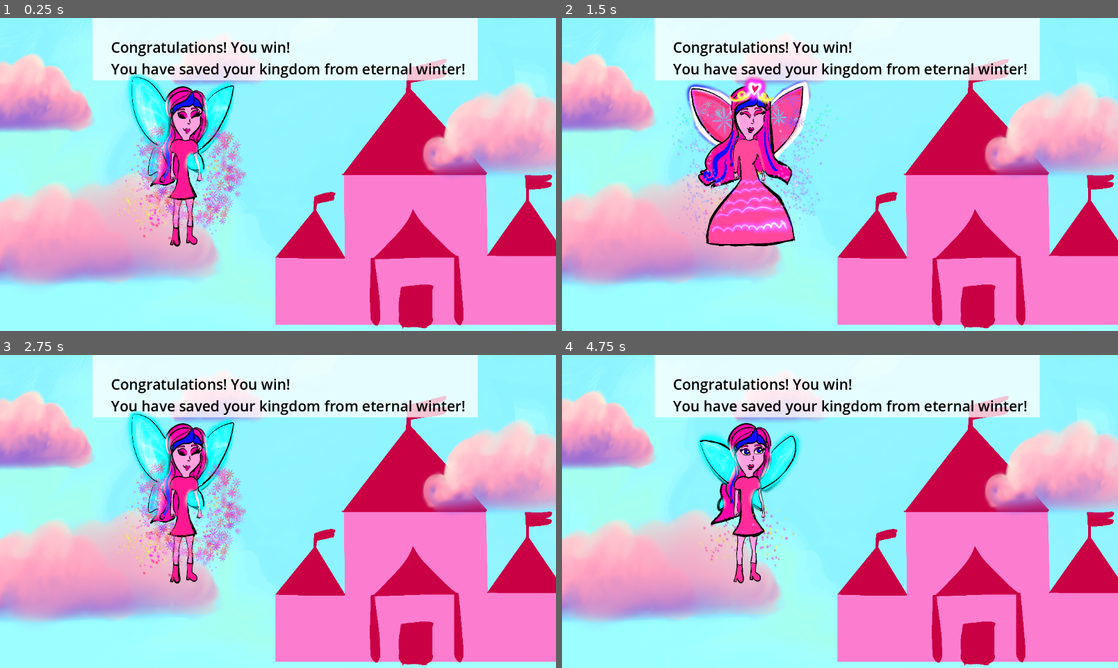
Above: before the commit, frames 1-4 (two rows, left to right).
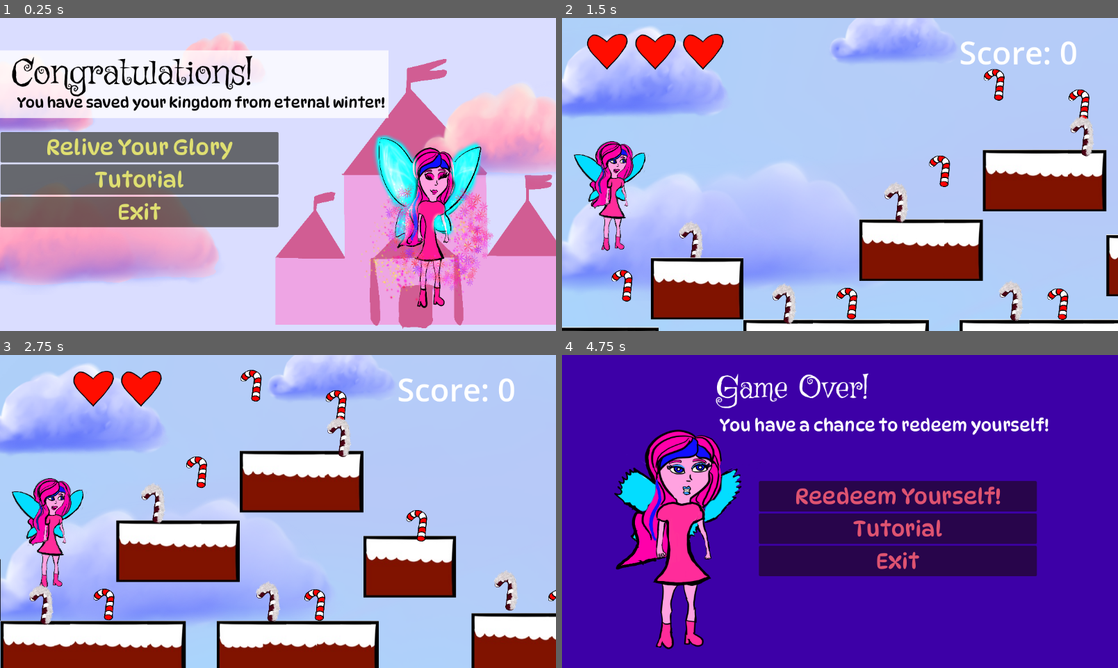
Above: after the commit, the same moments.

Repository: mhorowitz9/MiriCapstoneGameVideoGameDesign
Game: Godot game, scene res://winscene.tscn
Same seed, same stepped clock (60 frames per second), same inputs: the game is played once before the commit and once after it. This scene is started directly instead of the project's main scene.
Inputs (mouse positions are in pixels of both pictures, inside the frame that each line leads up to):
- Up to frame 1 (0.25 s): no input
- Up to frame 2 (1.5 s): click (701, 146) at 0.5 s, where only the run after the commit has a clickable "Relive Your Glory"; tap Enter (ui_accept) at 1.25 s; hold Right (ui_right) from 1.28 s (still down)
- Up to frame 3 (2.75 s): keep holding Right (ui_right); tap Enter (ui_accept) at 1.52, 2.27 s
- Up to frame 4 (4.75 s): release Right (ui_right) at 2.78 s; hold Left (ui_left) 2.78-3.53 s; hold Right (ui_right) from 3.53 s (still down); tap Enter (ui_accept) at 3.77, 4.52 s

The runs differ from the first frame. In frame 1, 85% of the frame differs, in the area x 0-100%, y 0-100%; in frame 2, 99%; in frame 3, 99%; in frame 4, 100%.

Commit message:
updated scene

Diff:
--- a/miricapstonegamevideogamedesign/GameOver.tscn
+++ b/miricapstonegamevideogamedesign/GameOver.tscn
@@ -1,21 +1,104 @@
-[gd_scene load_steps=2 format=3 uid="uid://bsb0gpt3uh6hx"]
+[gd_scene load_steps=4 format=3 uid="uid://bsb0gpt3uh6hx"]
 
 [ext_resource type="PackedScene" uid="uid://d13fmogvp6y1c" path="res://loseanimation.tscn" id="1_gtlc2"]
+[ext_resource type="FontFile" uid="uid://dadah37u478b1" path="res://Griffy-Regular.ttf" id="1_us7wf"]
+[ext_resource type="FontFile" uid="uid://bobg3qg8orbv6" path="res://DynaPuff-VariableFont_wdth,wght.ttf" id="2_yqlf8"]
 
 [node name="GameOver" type="Node2D"]
 
 [node name="ColorRect" type="ColorRect" parent="."]
-offset_right = 1710.0
-offset_bottom = 1054.0
+anchors_preset = 8
+anchor_left = 0.5
+anchor_top = 0.5
+anchor_right = 0.5
+anchor_bottom = 0.5
+offset_left = -128.0
+offset_top = -328.0
+offset_right = 1582.0
+offset_bottom = 726.0
+grow_horizontal = 2
+grow_vertical = 2
+size_flags_horizontal = 6
+size_flags_vertical = 3
 color = Color(0.239216, 0, 0.654902, 1)
 
 [node name="Label" type="Label" parent="."]
-offset_left = 362.0
-offset_top = 17.0
-offset_right = 1182.0
-offset_bottom = 184.0
+offset_left = 319.0
+offset_top = 27.0
+offset_right = 1139.0
+offset_bottom = 194.0
+theme_override_fonts/font = ExtResource("1_us7wf")
 theme_override_font_sizes/font_size = 64
 text = "Game Over!"
 
+[node name="Label2" type="Label" parent="."]
+anchors_preset = 2
+anchor_top = 1.0
+anchor_bottom = 1.0
+offset_left = 326.0
+offset_top = 124.0
+offset_right = 1008.0
+offset_bottom = 167.0
+grow_vertical = 0
+theme_override_fonts/font = ExtResource("2_yqlf8")
+theme_override_font_sizes/font_size = 35
+text = "You have a chance to redeem yourself!"
+
 [node name="Loseanimation" parent="." instance=ExtResource("1_gtlc2")]
-position = Vector2(6, 33)
+position = Vector2(-179, -71)
+
+[node name="MarginContainer" type="MarginContainer" parent="Loseanimation"]
+anchors_preset = 8
+anchor_left = 0.5
+anchor_top = 0.5
+anchor_right = 0.5
+anchor_bottom = 0.5
+offset_left = 587.0
+offset_top = 332.0
+offset_right = 1163.0
+offset_bottom = 1117.0
+grow_horizontal = 2
+grow_vertical = 2
+
+[node name="VBoxContainer" type="VBoxContainer" parent="Loseanimation/MarginContainer"]
+layout_mode = 2
+
+[node name="Label" type="Label" parent="Loseanimation/MarginContainer/VBoxContainer"]
+visible = false
+layout_mode = 2
+size_flags_horizontal = 4
+theme_override_colors/font_color = Color(1, 1, 1, 1)
+theme_override_colors/font_outline_color = Color(0.96366, 0, 0.488862, 1)
+theme_override_fonts/font = ExtResource("1_us7wf")
+theme_override_font_sizes/font_size = 75
+text = "Sugar Fairy Quest"
+
+[node name="Start" type="Button" parent="Loseanimation/MarginContainer/VBoxContainer"]
+modulate = Color(1, 0.372388, 0.504611, 1)
+layout_mode = 2
+theme_override_colors/font_hover_pressed_color = Color(0.999539, 0, 0.0501804, 1)
+theme_override_colors/font_hover_color = Color(1, 0, 0, 1)
+theme_override_colors/font_outline_color = Color(0.924485, 4.25476e-05, 0.67414, 1)
+theme_override_fonts/font = ExtResource("2_yqlf8")
+theme_override_font_sizes/font_size = 45
+text = "Reedeem Yourself!"
+
+[node name="Tutorial" type="Button" parent="Loseanimation/MarginContainer/VBoxContainer"]
+modulate = Color(1, 0.372388, 0.504611, 1)
+layout_mode = 2
+theme_override_colors/font_hover_pressed_color = Color(0.776074, 0, 0.249838, 1)
+theme_override_colors/font_hover_color = Color(0.776074, 0, 0.249838, 1)
+theme_override_colors/font_outline_color = Color(0.92549, 0, 0.67451, 1)
+theme_override_fonts/font = ExtResource("2_yqlf8")
+theme_override_font_sizes/font_size = 45
+text = "Tutorial"
+
+[node name="Exit" type="Button" parent="Loseanimation/MarginContainer/VBoxContainer"]
+modulate = Color(1, 0.372388, 0.504611, 1)
+layout_mode = 2
+theme_override_colors/font_hover_pressed_color = Color(0.776074, 0, 0.249838, 1)
+theme_override_colors/font_hover_color = Color(0.776074, 0, 0.249838, 1)
+theme_override_colors/font_outline_color = Color(0.92549, 0, 0.67451, 1)
+theme_override_fonts/font = ExtResource("2_yqlf8")
+theme_override_font_sizes/font_size = 45
+text = "Exit"
--- a/miricapstonegamevideogamedesign/loseanimation.tscn
+++ b/miricapstonegamevideogamedesign/loseanimation.tscn
@@ -40,8 +40,8 @@
 [node name="CharacterBody2D" type="CharacterBody2D" parent="."]
 
 [node name="AnimatedSprite2D" type="AnimatedSprite2D" parent="CharacterBody2D"]
-position = Vector2(493, 465)
-scale = Vector2(0.46875, 0.40686)
+position = Vector2(413, 525.312)
+scale = Vector2(0.390625, 0.347961)
 sprite_frames = SubResource("SpriteFrames_we5qc")
 autoplay = "default"
 frame_progress = 0.441445
--- a/miricapstonegamevideogamedesign/mainmenu.tscn
+++ b/miricapstonegamevideogamedesign/mainmenu.tscn
@@ -19,6 +19,7 @@
 script = ExtResource("1_mlthn")
 
 [node name="ColorRect" type="ColorRect" parent="."]
+layout_mode = 0
 offset_left = -319.0
 offset_top = -132.0
 offset_right = 960.0
--- /dev/null
+++ b/miricapstonegamevideogamedesign/winscene.gd
@@ -0,0 +1,13 @@
+extends Node2D  # Using Node2D as root for a 2D scene
+
+# Function to change to the main game scene when "Start" button is pressed
+func _on_start_pressed() -> void:
+	get_tree().change_scene_to_file("res://mainscene.tscn")
+
+# Function to change to the tutorial scene when "Tutorial" button is pressed
+func _on_tutorial_pressed() -> void:
+	get_tree().change_scene_to_file("res://tutorial.tscn")
+
+# Function to quit the game when "Exit" button is pressed
+func _on_exit_pressed() -> void:
+	get_tree().quit()  # This will exit the game
--- a/miricapstonegamevideogamedesign/winscene.tscn
+++ b/miricapstonegamevideogamedesign/winscene.tscn
@@ -1,18 +1,30 @@
-[gd_scene load_steps=5 format=3 uid="uid://nne6c0bc2qew"]
+[gd_scene load_steps=8 format=3 uid="uid://nne6c0bc2qew"]
 
 [ext_resource type="Texture2D" uid="uid://ci3v8rlpk8oct" path="res://winbackground/winsky.png" id="1_254dl"]
+[ext_resource type="Script" path="res://winscene.gd" id="1_c74cp"]
 [ext_resource type="PackedScene" uid="uid://cnnivgnj6wu1w" path="res://winanimation.tscn" id="1_ol3t5"]
 [ext_resource type="Texture2D" uid="uid://crty2c048p08r" path="res://winbackground/wincastle.png" id="2_sh8wa"]
 [ext_resource type="Texture2D" uid="uid://oygcrsve1woi" path="res://winbackground/winclouds.png" id="3_u4k0j"]
+[ext_resource type="FontFile" uid="uid://bobg3qg8orbv6" path="res://DynaPuff-VariableFont_wdth,wght.ttf" id="4_5jmgy"]
+[ext_resource type="FontFile" uid="uid://dadah37u478b1" path="res://Griffy-Regular.ttf" id="6_a4eue"]
 
 [node name="Winscene" type="Node2D"]
+script = ExtResource("1_c74cp")
+
+[node name="ColorRect2" type="ColorRect" parent="."]
+offset_left = -126.0
+offset_right = 1240.0
+offset_bottom = 861.0
+color = Color(0.853995, 0.866062, 1, 1)
 
 [node name="Winsky" type="Sprite2D" parent="."]
+visible = false
 position = Vector2(570, 1248.12)
-scale = Vector2(0.266062, 0.598096)
+scale = Vector2(0.29584, 0.599438)
 texture = ExtResource("1_254dl")
 
 [node name="Wincastle" type="Sprite2D" parent="."]
+modulate = Color(1, 1, 1, 0.580392)
 position = Vector2(879, 341.5)
 scale = Vector2(0.16082, 0.138156)
 texture = ExtResource("2_sh8wa")
@@ -23,20 +35,85 @@
 texture = ExtResource("3_u4k0j")
 
 [node name="ColorRect" type="ColorRect" parent="."]
-offset_left = 192.0
-offset_right = 990.0
-offset_bottom = 129.0
+offset_left = -4.0
+offset_top = 67.0
+offset_right = 734.0
+offset_bottom = 196.0
+scale = Vector2(1.09626, 1.08736)
 color = Color(1, 1, 1, 0.768627)
 
 [node name="Label" type="Label" parent="."]
-offset_left = 230.0
-offset_top = 39.0
-offset_right = 964.0
-offset_bottom = 243.0
+offset_left = 35.0
+offset_top = 157.0
+offset_right = 797.0
+offset_bottom = 361.0
 theme_override_colors/font_color = Color(0, 0, 0, 1)
+theme_override_fonts/font = ExtResource("4_5jmgy")
 theme_override_font_sizes/font_size = 30
-text = "Congratulations! You win!
-You have saved your kingdom from eternal winter!"
+text = "You have saved your kingdom from eternal winter!"
+
+[node name="Label2" type="Label" parent="."]
+modulate = Color(0, 0, 0, 1)
+offset_left = 23.0
+offset_top = 64.0
+offset_right = 522.0
+offset_bottom = 167.0
+size_flags_horizontal = 4
+theme_override_colors/font_color = Color(1, 1, 1, 1)
+theme_override_colors/font_outline_color = Color(0.96366, 0, 0.488862, 1)
+theme_override_fonts/font = ExtResource("6_a4eue")
+theme_override_font_sizes/font_size = 75
+text = "Congratulations!"
 
 [node name="Winanimation" parent="." instance=ExtResource("1_ol3t5")]
-position = Vector2(66, 66)
+position = Vector2(578, 193)
+
+[node name="MarginContainer" type="MarginContainer" parent="."]
+anchors_preset = 8
+anchor_left = 0.5
+anchor_top = 0.5
+anchor_right = 0.5
+anchor_bottom = 0.5
+offset_left = 1.0
+offset_top = 236.0
+offset_right = 577.0
+offset_bottom = 737.0
+grow_horizontal = 2
+grow_vertical = 2
+
+[node name="VBoxContainer" type="VBoxContainer" parent="MarginContainer"]
+layout_mode = 2
+
+[node name="Start" type="Button" parent="MarginContainer/VBoxContainer"]
+modulate = Color(1, 1, 0.505882, 1)
+layout_mode = 2
+theme_override_colors/font_hover_pressed_color = Color(0.999539, 0, 0.0501804, 1)
+theme_override_colors/font_hover_color = Color(1, 0, 0, 1)
+theme_override_colors/font_outline_color = Color(0.924485, 4.25476e-05, 0.67414, 1)
+theme_override_fonts/font = ExtResource("4_5jmgy")
+theme_override_font_sizes/font_size = 45
+text = "Relive Your Glory"
+
+[node name="Tutorial" type="Button" parent="MarginContainer/VBoxContainer"]
+modulate = Color(1, 1, 0.505882, 1)
+layout_mode = 2
+theme_override_colors/font_hover_pressed_color = Color(0.776074, 0, 0.249838, 1)
+theme_override_colors/font_hover_color = Color(0.776074, 0, 0.249838, 1)
+theme_override_colors/font_outline_color = Color(0.92549, 0, 0.67451, 1)
+theme_override_fonts/font = ExtResource("4_5jmgy")
+theme_override_font_sizes/font_size = 45
+text = "Tutorial"
+
+[node name="Exit" type="Button" parent="MarginContainer/VBoxContainer"]
+modulate = Color(1, 1, 0.505882, 1)
+layout_mode = 2
+theme_override_colors/font_hover_pressed_color = Color(0.776074, 0, 0.249838, 1)
+theme_override_colors/font_hover_color = Color(0.776074, 0, 0.249838, 1)
+theme_override_colors/font_outline_color = Color(0.92549, 0, 0.67451, 1)
+theme_override_fonts/font = ExtResource("4_5jmgy")
+theme_override_font_sizes/font_size = 45
+text = "Exit"
+
+[connection signal="pressed" from="MarginContainer/VBoxContainer/Start" to="." method="_on_start_pressed"]
+[connection signal="pressed" from="MarginContainer/VBoxContainer/Tutorial" to="." method="_on_tutorial_pressed"]
+[connection signal="pressed" from="MarginContainer/VBoxContainer/Exit" to="." method="_on_exit_pressed"]
